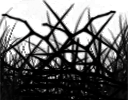
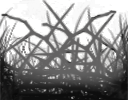
Before/after of a 128 x 100 layered artwork. What changed in the layer stack:
"Layer 1 copy": blend normal → addition, painted on it over [left=0, top=0, right=128, bottom=100]
moved "Layer 1" above "Layer 1 copy 3" over [left=0, top=0, right=128, bottom=100]
added layer "Layer 1 copy 3" (55%) above "bg" over [left=0, top=0, right=128, bottom=100]
